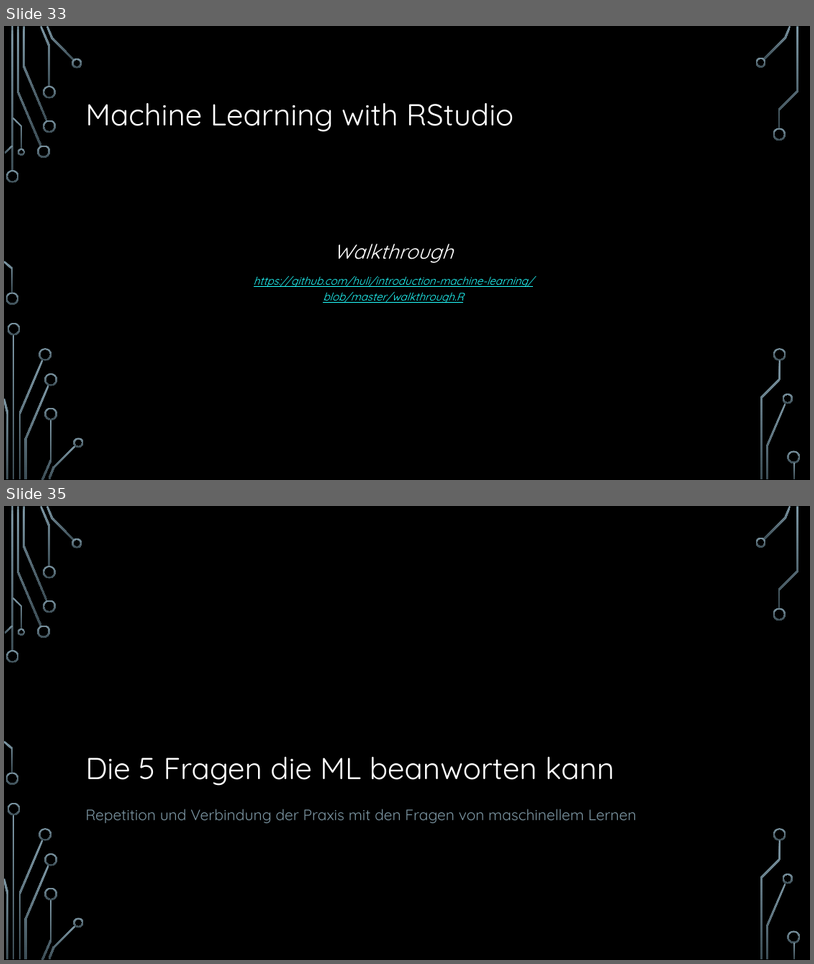
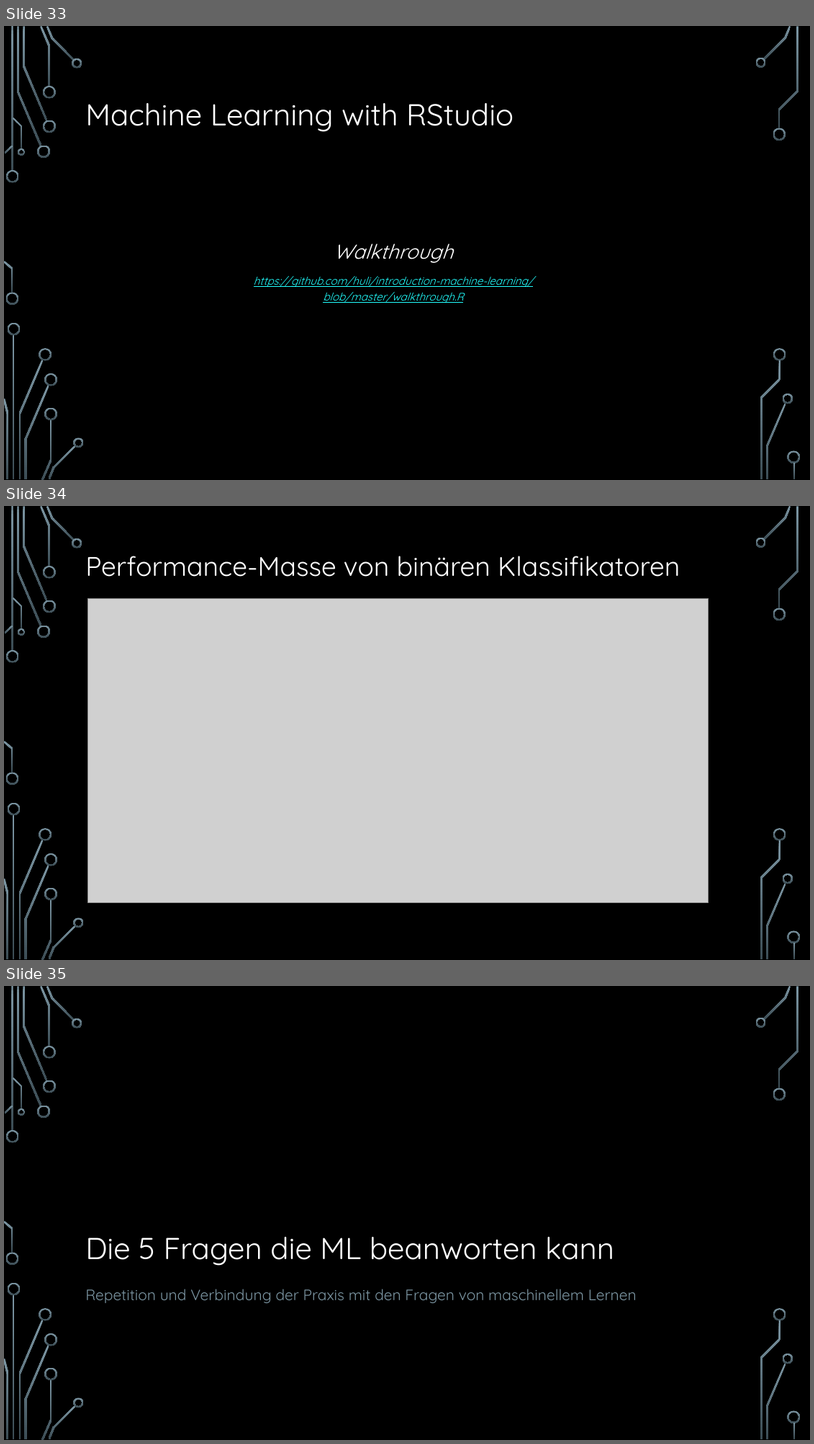
Before and after one commit to hacpro/introduction-machine-learning, a slide deck: presentation.pptx. Shown one above the other, each under a label of ours: slides 33 and 35 before the commit, slides 33, 34 and 35 after it; the slides between them are not shown. The pictures are 814x964 and 814x1444 pixels, drawn with LibreOffice and Linux fonts; fonts in the diff are those of the drawing; grey boxes stand for pictures; background and template pictures are left out. Boxes give left, top, right and bottom in pixels: in the first picture for what was removed or moved away, otherwise in the second. Text is boxed around its words. In the diff, an @@ line names an element or a change of style, - is before the commit and + after.

Commit message:
Added the performance index field guide.

```diff
--- a/presentation.pptx
+++ b/presentation.pptx
@@ slide 34 added at [4, 506, 810, 960], background picture (left out); not listed: 36 template elements that a slide beside it also shows @@
@@ title added at [85, 556, 680, 577], 32 pt, text #FFFFFF @@
+Performance-Masse von binären Klassifikatoren
@@ picture added at [88, 599, 710, 902] @@
```
Also in this commit, not shown: 1 slide removed, 1 other file.
